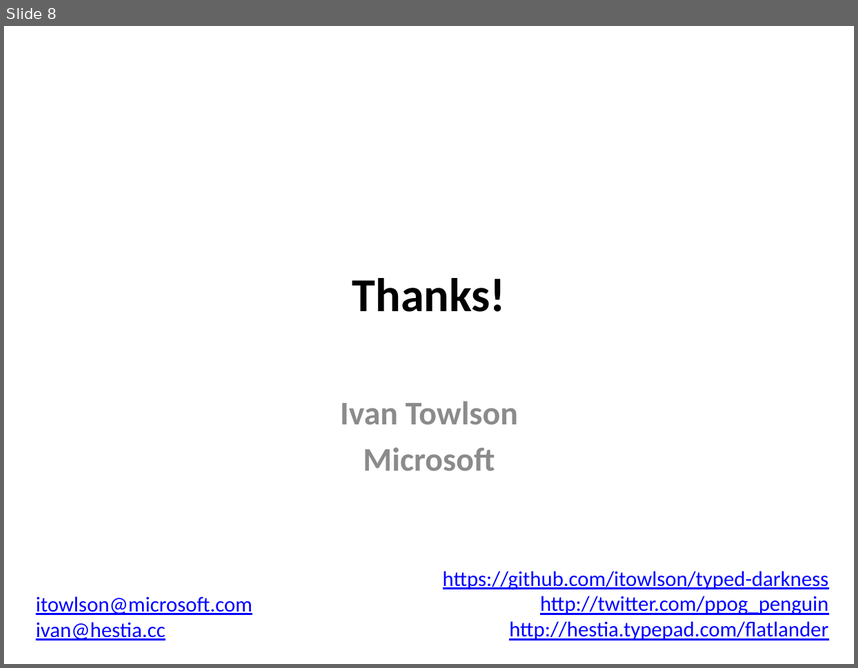
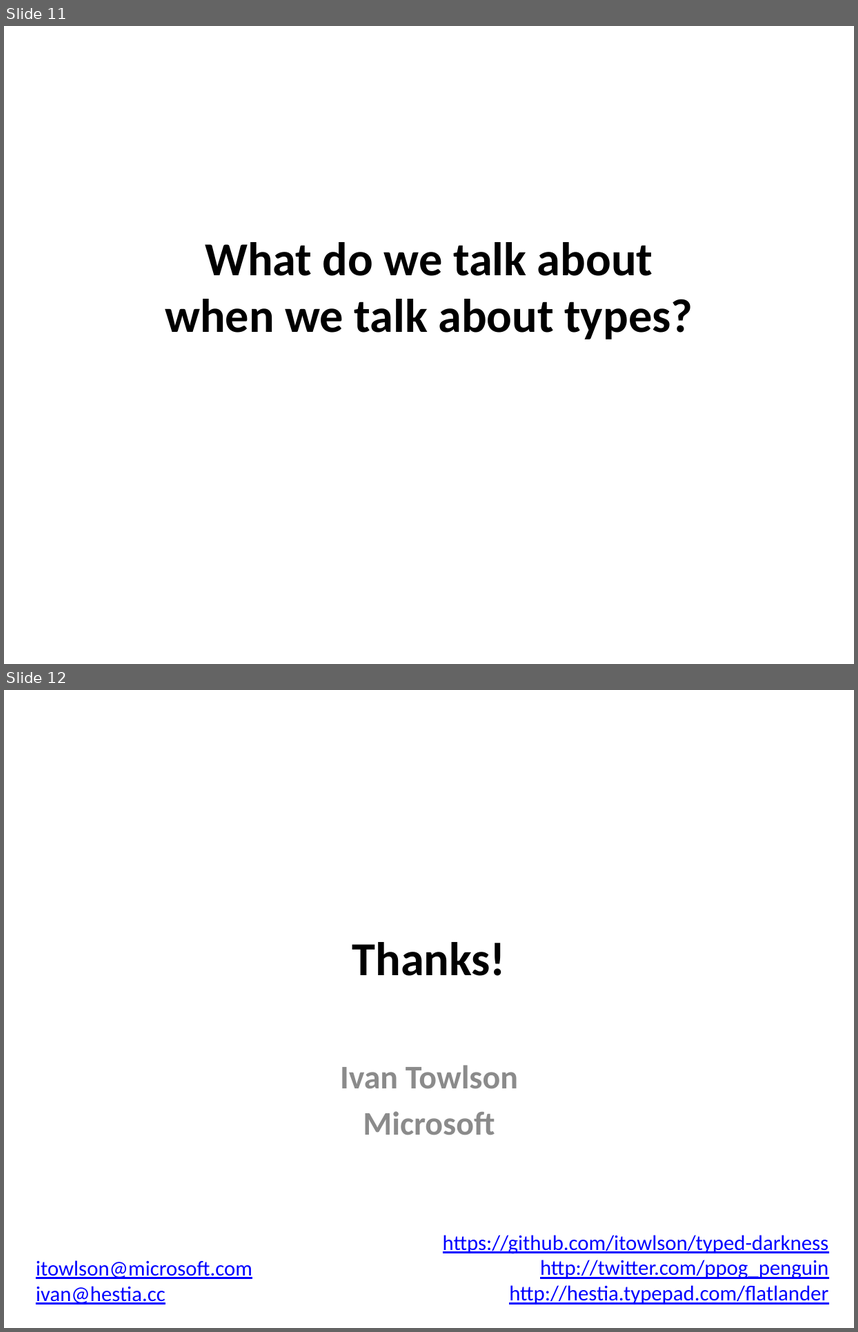
Before and after one commit to brunotag/typed-darkness, a slide deck: TypeScript type system.pptx. Shown one above the other, each under a label of ours: slide 8 before the commit, slides 11 and 12 after it. The pictures are 858x668 and 858x1332 pixels, drawn with LibreOffice and Linux fonts; fonts in the diff are those of the drawing. Boxes give left, top, right and bottom in pixels: in the first picture for what was removed or moved away, otherwise in the second. Text is boxed around its words. In the diff, an @@ line names an element or a change of style, - is before the commit and + after.

```diff
--- a/TypeScript type system.pptx
+++ b/TypeScript type system.pptx
@@ slide 11 added at (x1=4, y1=26, x2=854, y2=664), background #FFFFFF @@
@@ title added at (x1=165, y1=242, x2=693, y2=339), 40 pt, text #000000, bold @@
+What do we talk about
+when we talk about types?
@@ what was slide 8 is now slide 12 @@
```
Also in this commit, not shown: 3 other slides added.
